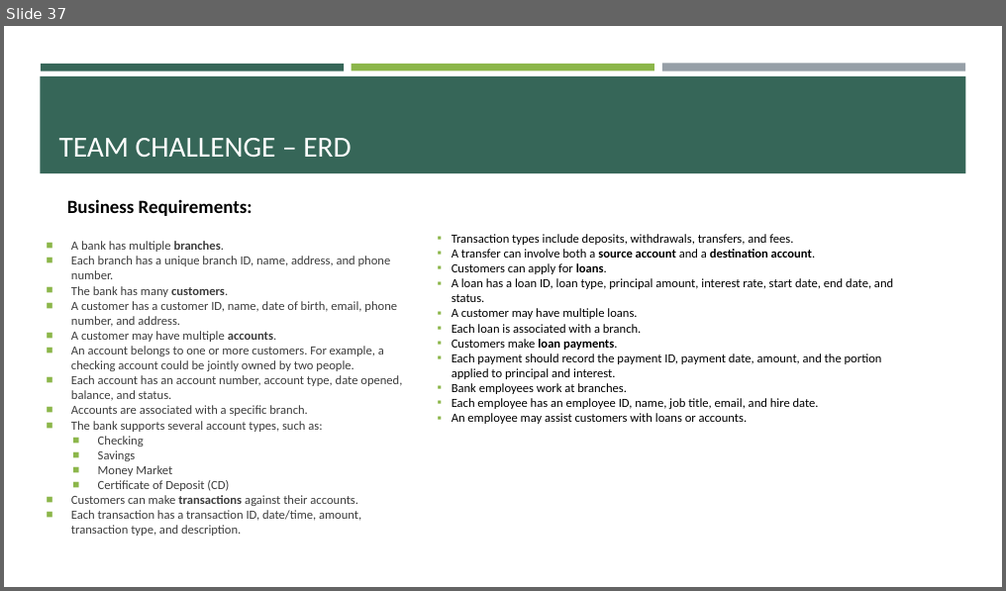
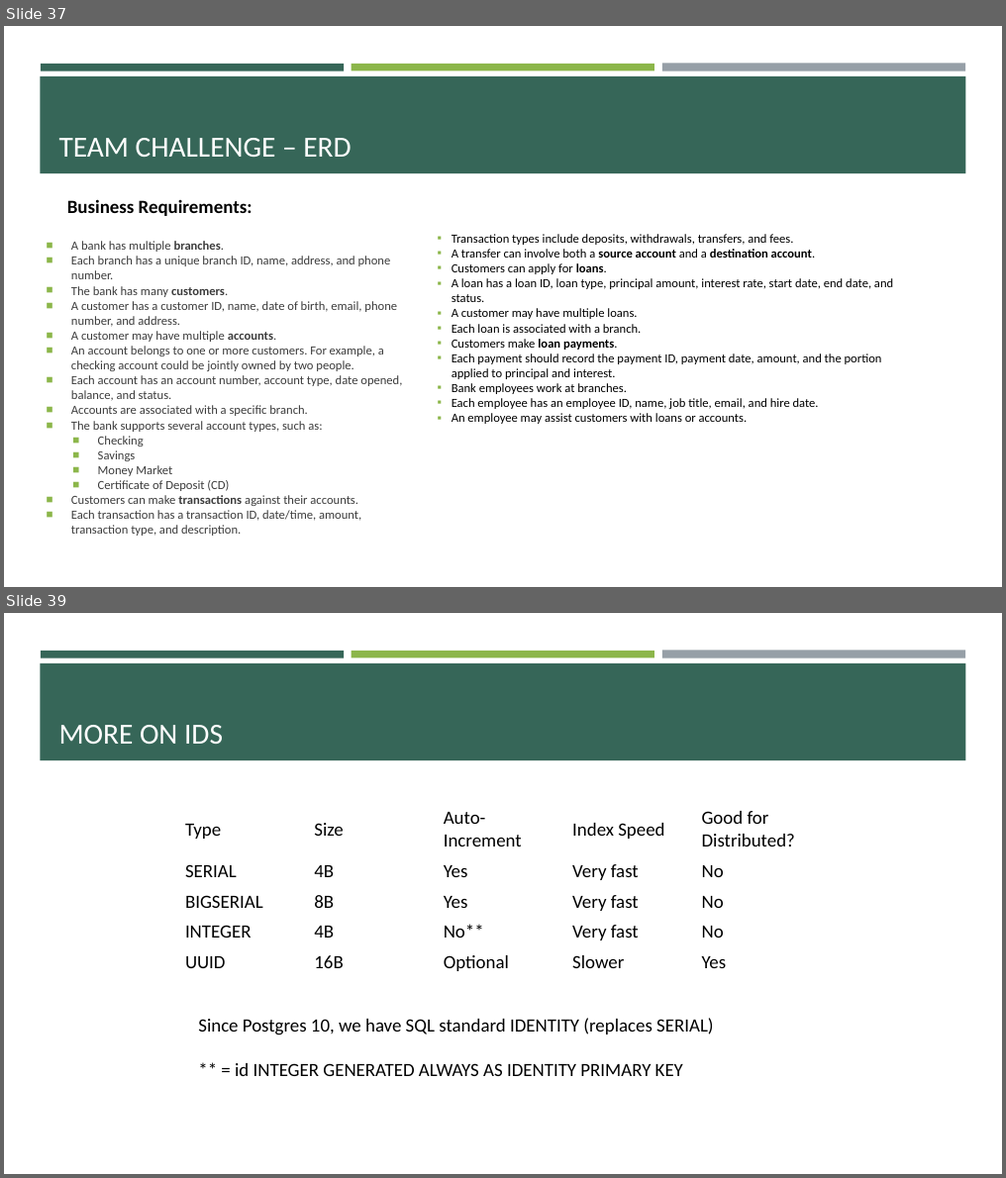
Before and after one commit to e-m-wilson/java-fs, a slide deck: Week_3/SQL_postgres.pptx. Shown one above the other, each under a label of ours: slide 37 before the commit, slides 37 and 39 after it; the slides between them are not shown. The pictures are 1006x591 and 1006x1178 pixels, drawn with LibreOffice and Linux fonts; fonts in the diff are those of the drawing. Boxes give left, top, right and bottom in pixels: in the first picture for what was removed or moved away, otherwise in the second. Text is boxed around its words. In the diff, an @@ line names an element or a change of style, - is before the commit and + after.

```diff
--- a/Week_3/SQL_postgres.pptx
+++ b/Week_3/SQL_postgres.pptx
@@ slide 39 added at (4,613,1002,1174), background #FFFFFF; not listed: 4 template elements that a slide beside it also shows @@
@@ title added at (59,725,223,744), 28 pt, text #FFFFFF @@
+MORE ON IDS
@@ table added at (177,803,826,975), 5 rows, 5 columns @@
+Type | Size | Auto-Increment | Index Speed | Good for Distributed?
+SERIAL | 4B | Yes | Very fast | No
+BIGSERIAL | 8B | Yes | Very fast | No
+INTEGER | 4B | No** | Very fast | No
+UUID | 16B | Optional | Slower | Yes
@@ text added at (198,1018,713,1076), 18 pt, text #000000 @@
+Since Postgres 10, we have SQL standard IDENTITY (replaces SERIAL)
+** = id INTEGER GENERATED ALWAYS AS IDENTITY PRIMARY KEY
```
Also in this commit, not shown: 20 other slides added.
